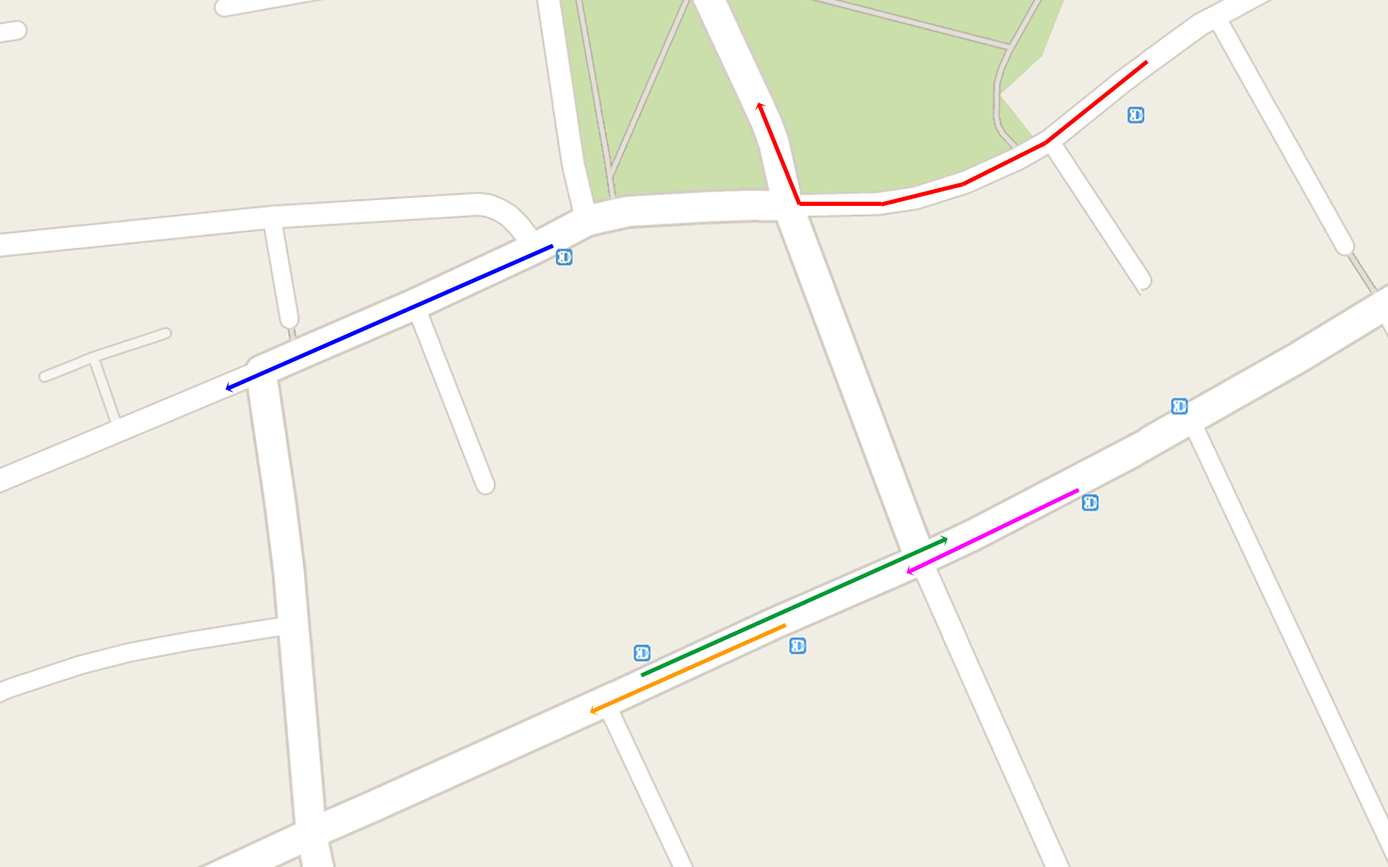
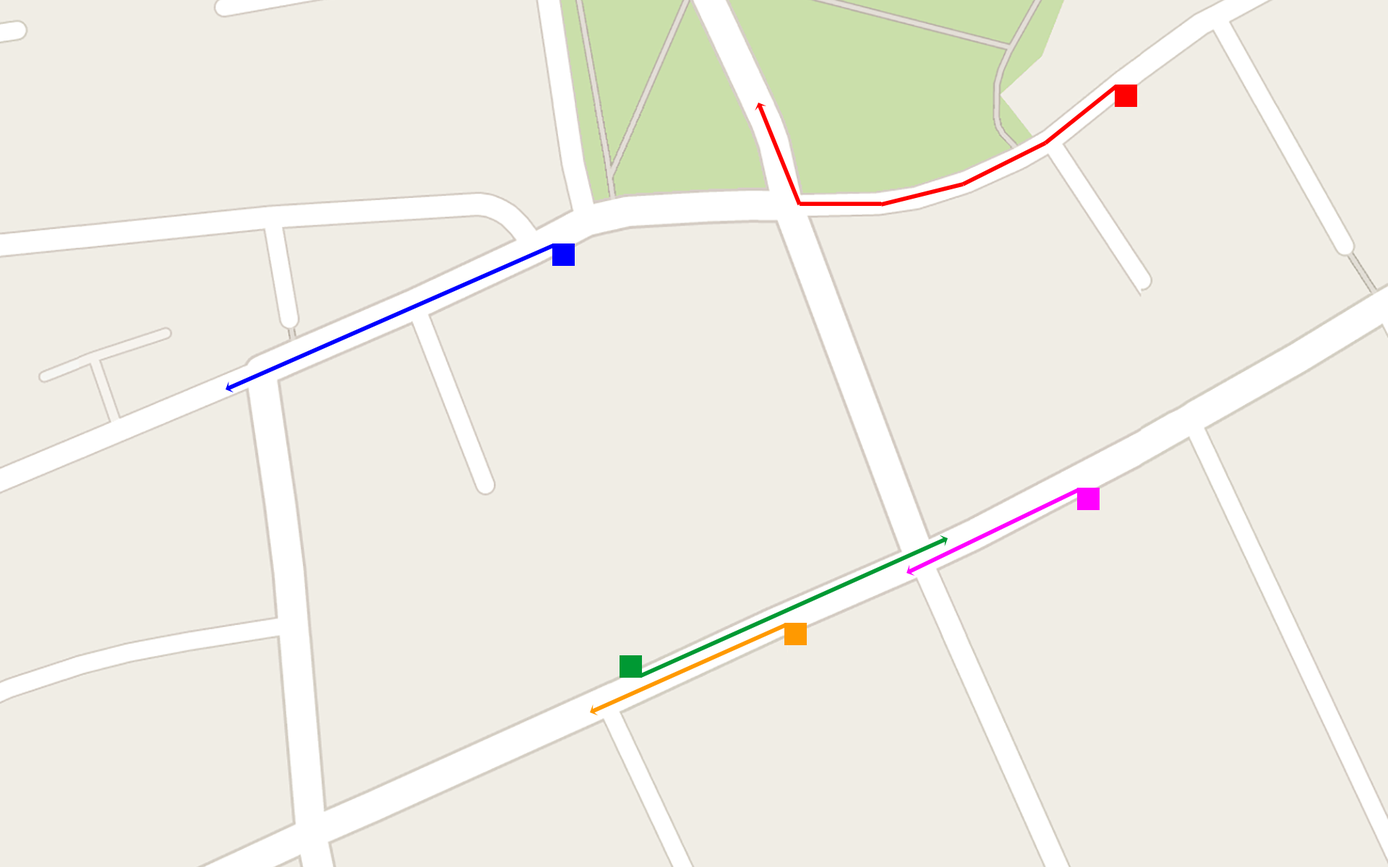
Comparing the layer stacks of the two 1388px x 867px images. Changes:
added group "Squares" with 5 layers above "Semi-circles" over [552, 84, 1137, 678]
added layer "Red" (1st of 2, in "Squares") in group "Squares" over [1114, 84, 1137, 107]
added layer "Pink" (1st of 2, in "Squares") in group "Squares" over [1076, 487, 1100, 511]
added layer "Otange" in group "Squares" over [784, 622, 807, 646]
added layer "Green" (1st of 2, in "Squares") in group "Squares" over [619, 655, 642, 678]
added layer "Blue" (1st of 2, in "Squares") in group "Squares" over [552, 243, 575, 266]
painted on "Layer 1" over [1114, 59, 1149, 91]
painted on "Background" over [554, 105, 1197, 666]
